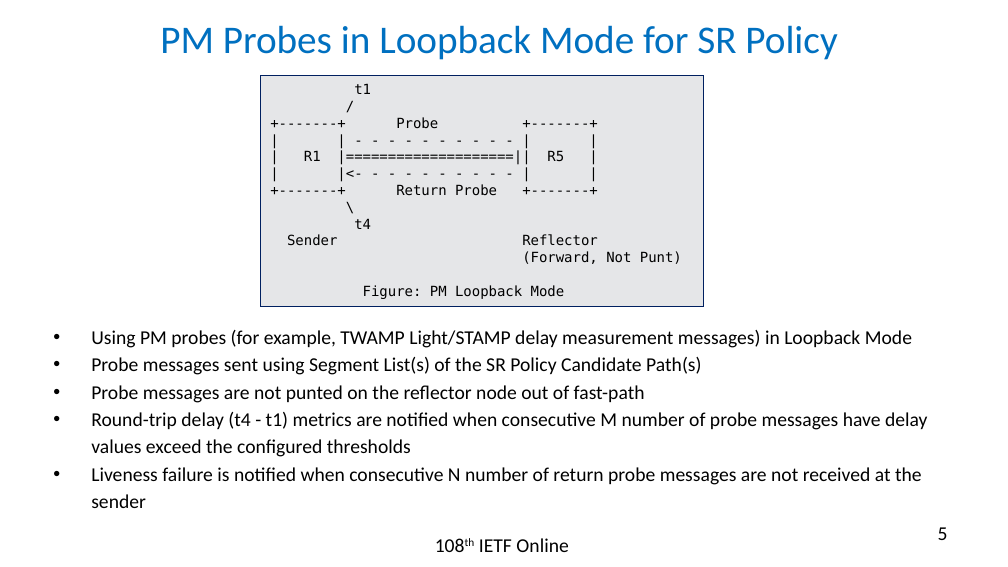
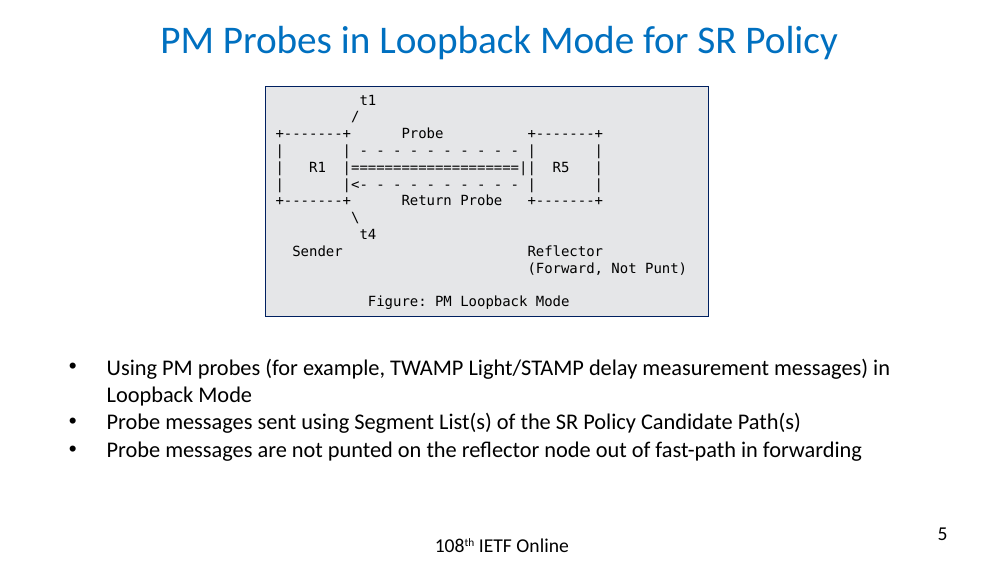
Before and after one commit to rakgandhi/ietf-slides, a slide deck: slide 5 of draft-gandhi-spring-sr-enhanced-plm-02.pptx. Drawn at 1008x567 pixels with LibreOffice and Linux fonts; fonts in the diff are those of the drawing. Boxes give left, top, right and bottom in pixels: in the first picture for what was removed or moved away, otherwise in the second. Text is boxed around its words. In the diff, an @@ line names an element or a change of style, - is before the commit and + after.

```diff
--- a/draft-gandhi-spring-sr-enhanced-plm-02.pptx
+++ b/draft-gandhi-spring-sr-enhanced-plm-02.pptx
@@ rectangle "t1": place and size @@
-rectangle "t1" at bbox=[260, 76, 704, 306]
+rectangle "t1" at bbox=[266, 86, 710, 317]
@@ text "Using PM probes (for example, ...": place and size @@
-text "Using PM probes (for example, ..." at bbox=[91, 330, 927, 508]
+text "Using PM probes (for example, ..." at bbox=[107, 359, 890, 461]
@@ text at bbox=[107, 359, 890, 433]: size 14 to 16 pt in "Using PM probes (for example, TWAMP Light/STAMP ...", "Probe messages sent using Segment List(s) of ..." @@
@@ text at bbox=[107, 441, 862, 461]: text changed; size 14 to 16 pt @@
-• Probe messages are not punted on the reflector node out of fast-path
-• Round-trip delay (t4 - t1) metrics are notified when consecutive M number of probe messages have delay values exceed the configured thresholds
-• Liveness failure is notified when consecutive N number of return probe messages are not received at the sender
+• Probe messages are not punted on the reflector node out of fast-path in forwarding
```
Also in this commit, not shown: 2 other slides changed, 1 slide added, 1 other file.
